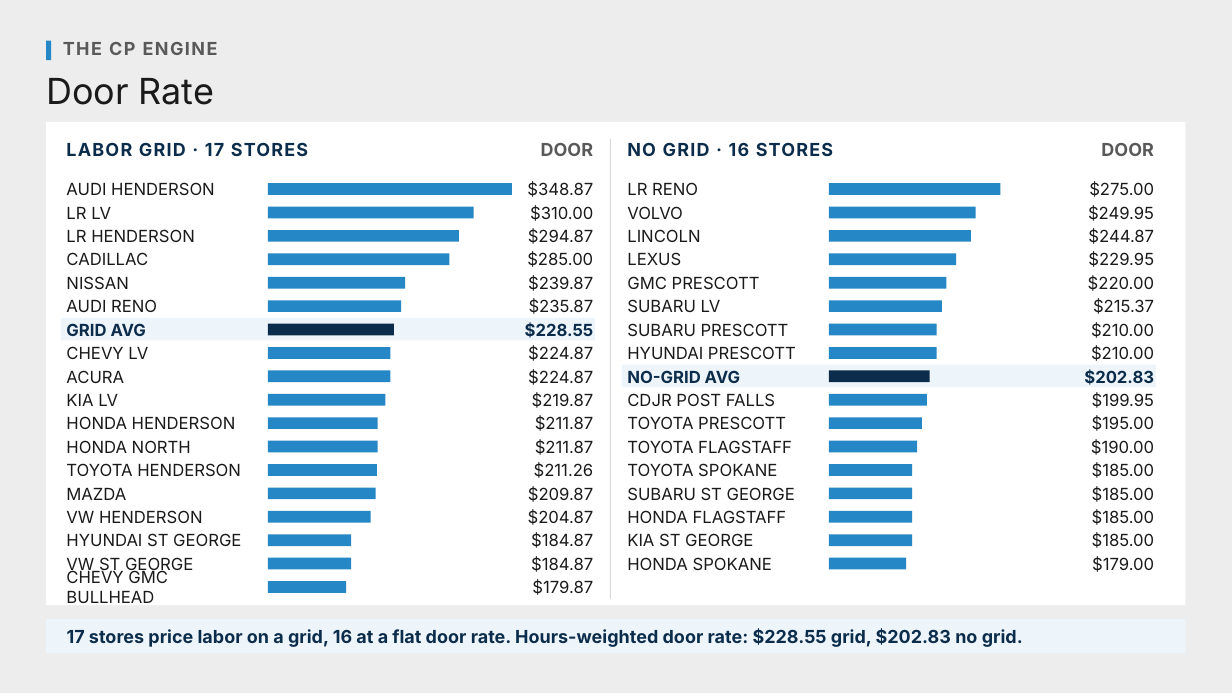
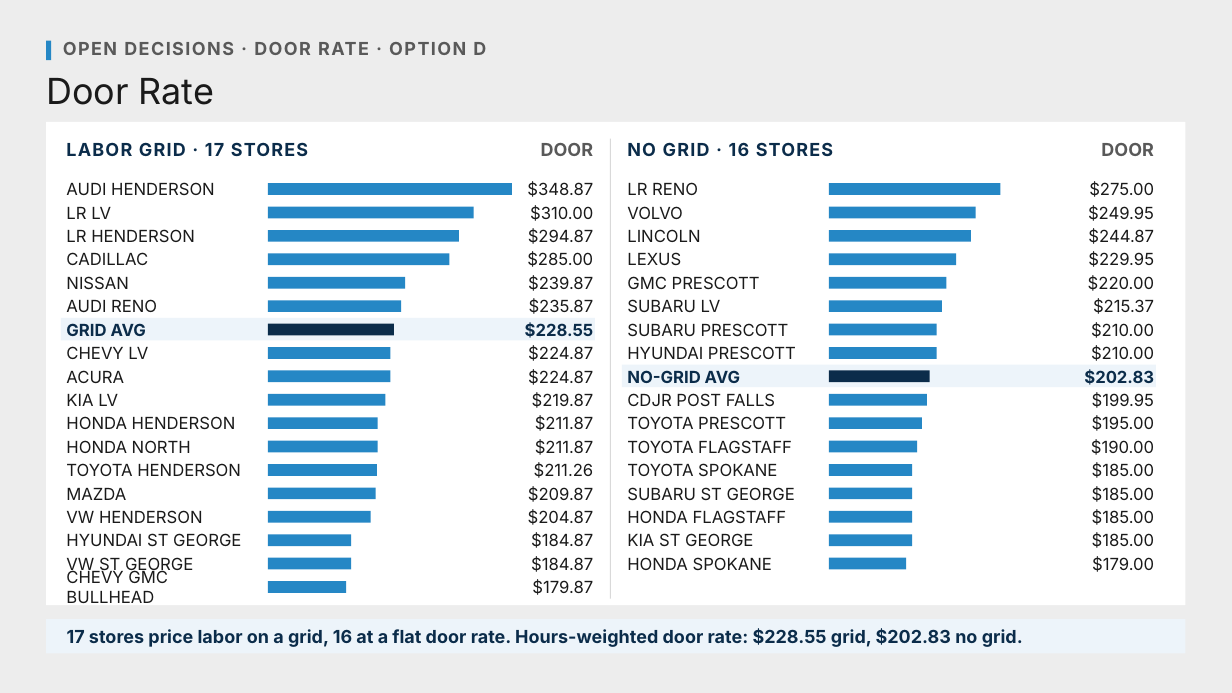
Before and after one commit to Ndresner/Noah, a slide deck: slide 160 of day2-deck/decks/Fixed Ops - Day 2 Example Test Deck.pptx. Drawn at 1232x693 pixels with LibreOffice and Linux fonts; fonts in the diff are those of the drawing. Boxes give left, top, right and bottom in pixels: in the first picture for what was removed or moved away, otherwise in the second. Text is boxed around its words. In the diff, an @@ line names an element or a change of style, - is before the commit and + after.

```diff
--- a/day2-deck/decks/Fixed Ops - Day 2 Example Test Deck.pptx
+++ b/day2-deck/decks/Fixed Ops - Day 2 Example Test Deck.pptx
@@ text at <box>63,42,486,55</box>: text changed @@
-THE CP ENGINE
+OPEN DECISIONS · DOOR RATE · OPTION D
```
Also in this commit, not shown: 8 other slides changed, 4 other files.
